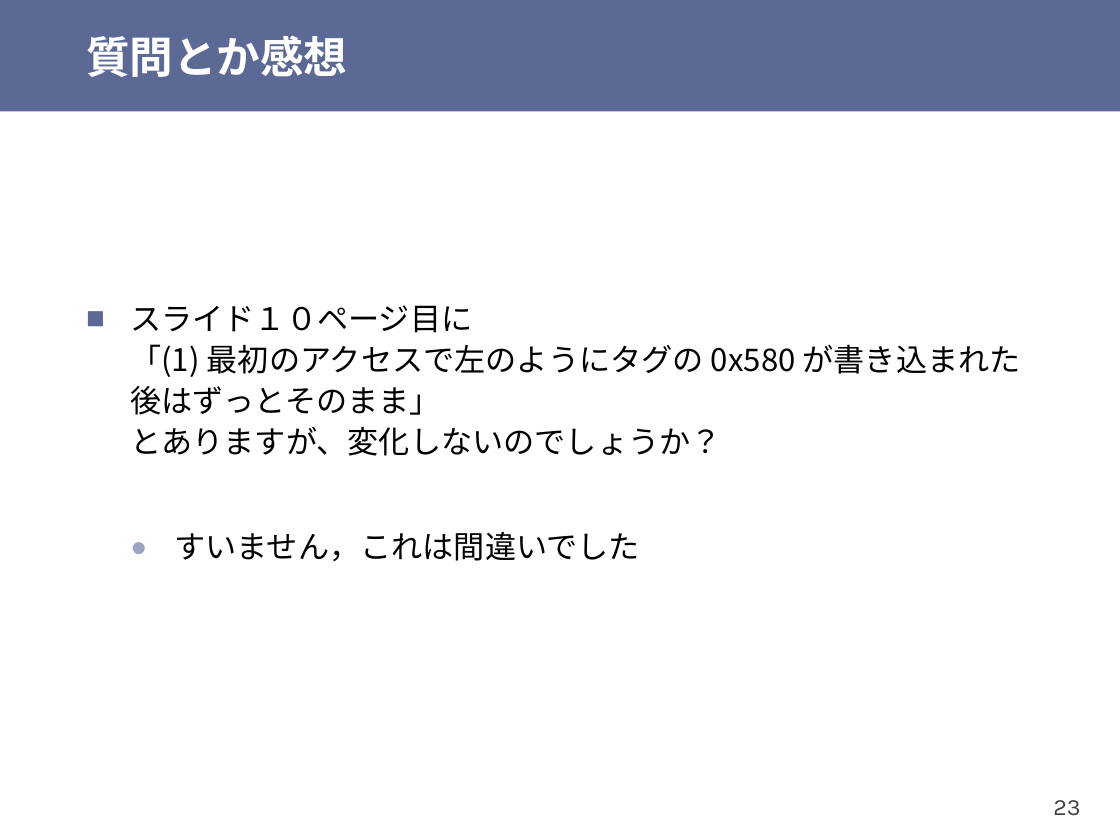
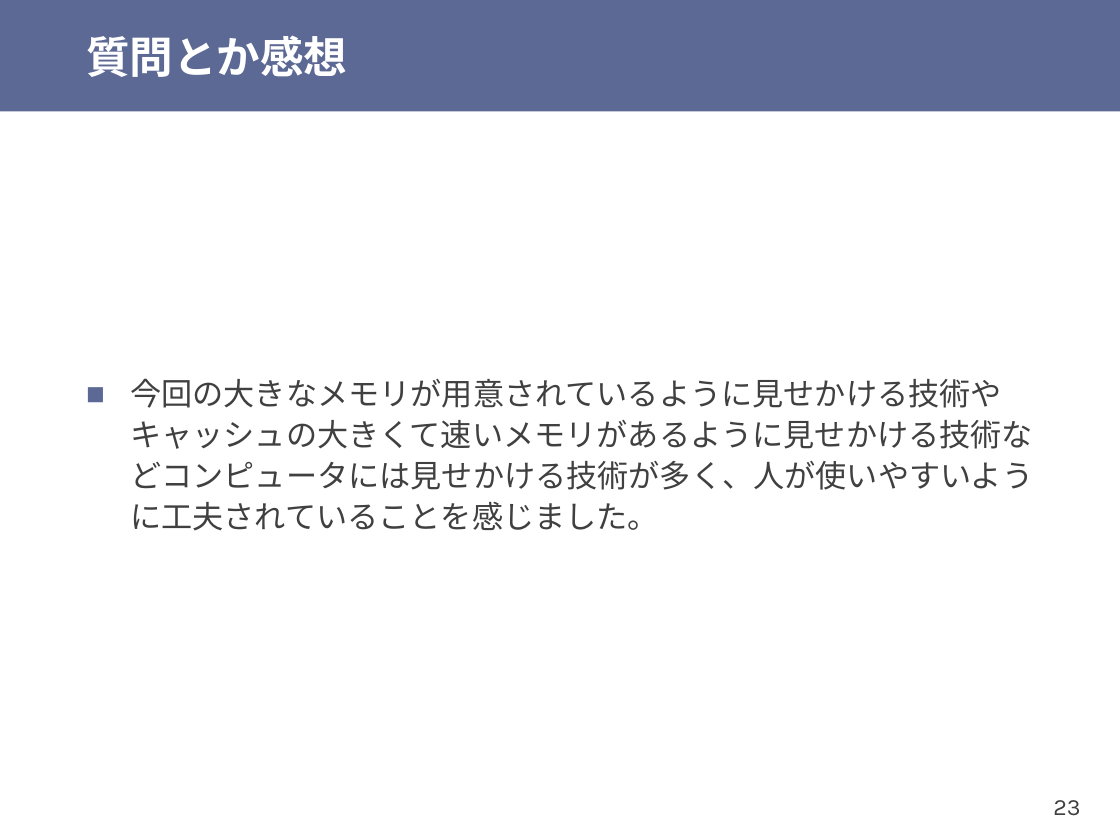
Before and after one commit to shioyadan/otya-computer-architecture-i, a slide deck: slide 23 of cai-shioya-12.pptx. Drawn at 1120x840 pixels with LibreOffice and Linux fonts; fonts in the diff are those of the drawing. Boxes give left, top, right and bottom in pixels: in the first picture for what was removed or moved away, otherwise in the second. Text is boxed around its words. In the diff, an @@ line names an element or a change of style, - is before the commit and + after.

```diff
--- a/cai-shioya-12.pptx
+++ b/cai-shioya-12.pptx
@@ text at (130, 378, 1033, 531): text changed; font Noto Sans CJK JP to Karla; text colour #000000 to #404040 @@
-■ スライド１０ページ目に
-  「(1) 最初のアクセスで左のようにタグの 0x580 が書き込まれた後はずっとそのまま」
-  とありますが、変化しないのでしょうか？
-  ● すいません，これは間違いでした
+■ 今回の大きなメモリが用意されているように見せかける技術やキャッシュの大きくて速いメモリがあるように見せかける技術などコンピュータには見せかける技術が多く、人が使いやすいように工夫されていることを感じました。
```
Also in this commit, not shown: 11 other slides changed, 8 slides removed, 1 other file.
